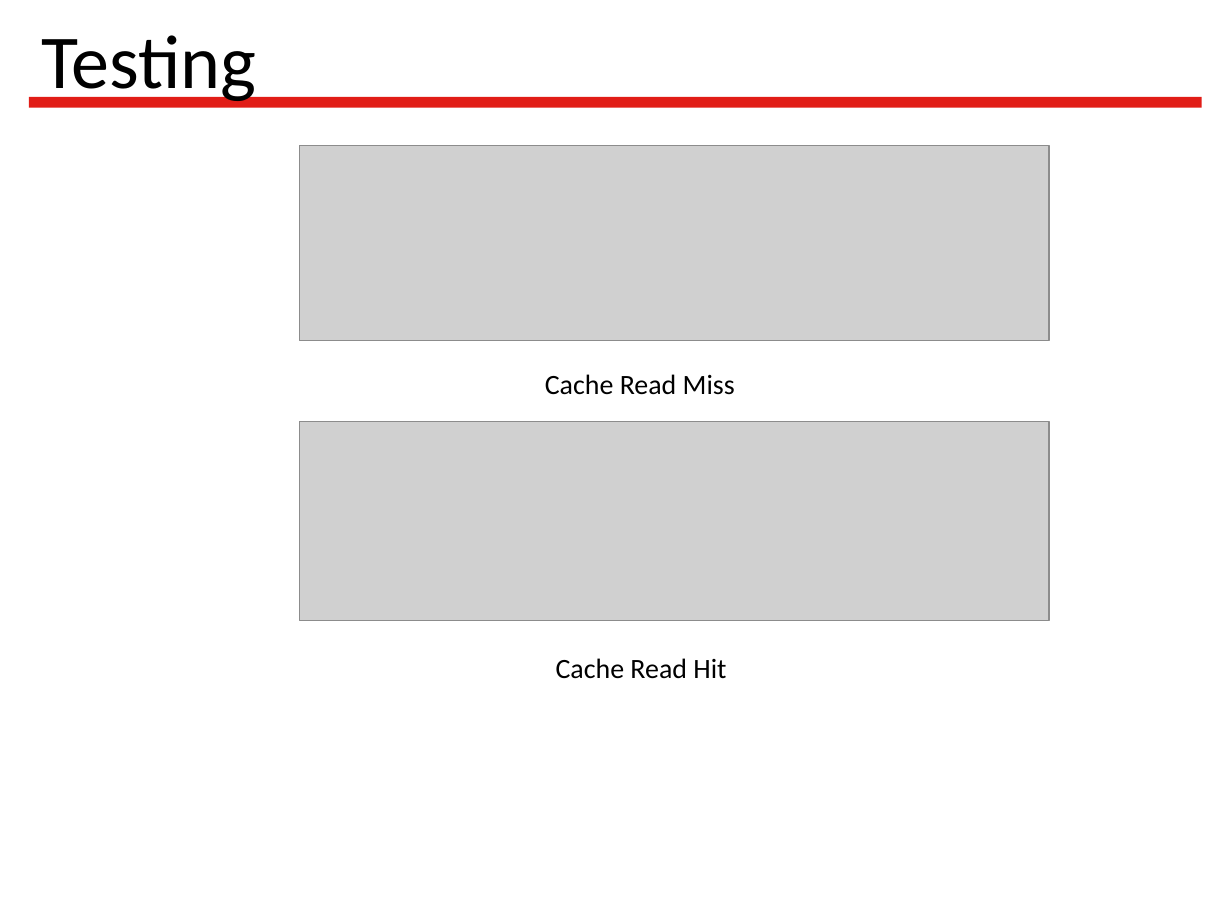
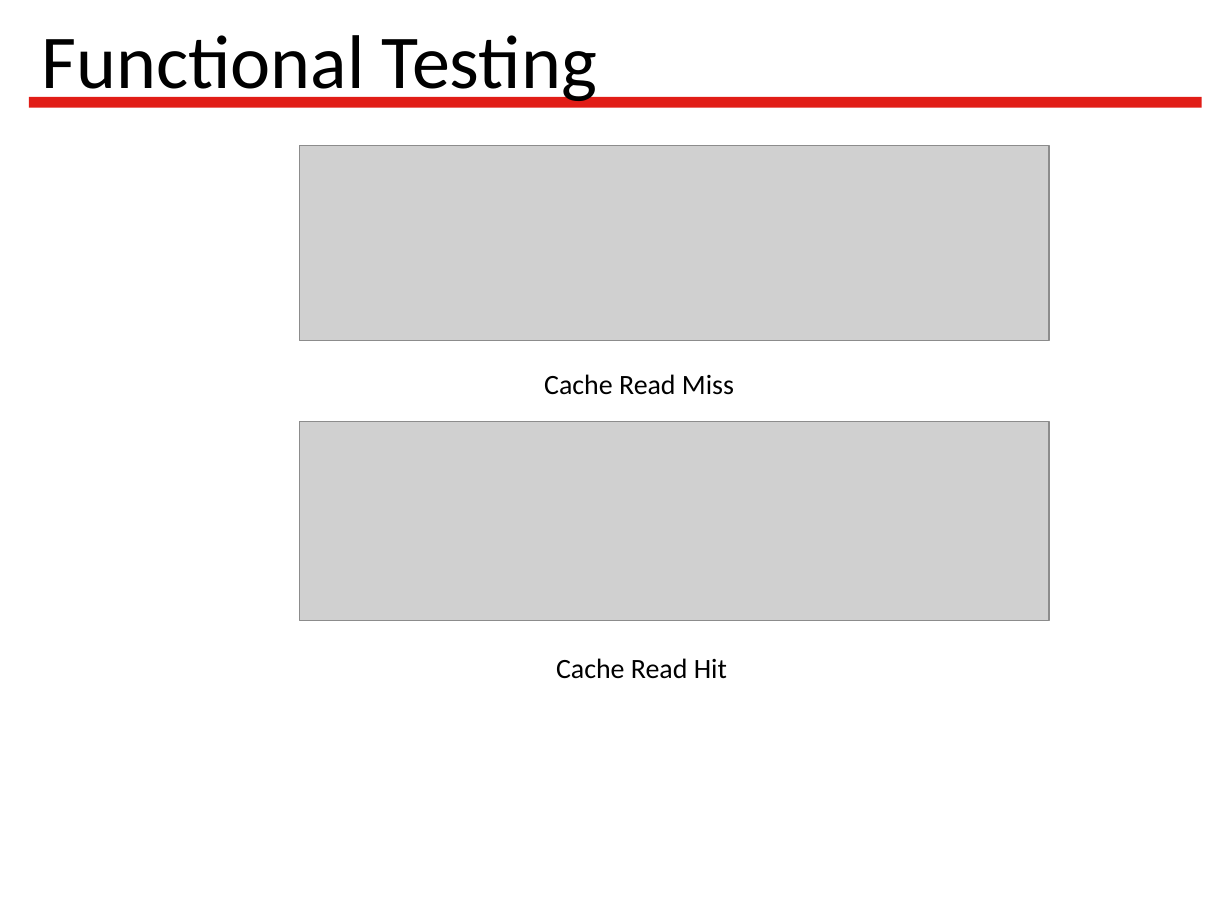
Before and after one commit to Latootoo/ECSE_548, a slide deck: slide 24 of Reports/presentation/Vlsi_project_presentation.ppt (slide 17 before the commit). Drawn at 1232x924 pixels with LibreOffice and Linux fonts; fonts in the diff are those of the drawing; grey boxes stand for pictures; background and template pictures are left out. Boxes give left, top, right and bottom in pixels: in the first picture for what was removed or moved away, otherwise in the second. Text is boxed around its words. In the diff, an @@ line names an element or a change of style, - is before the commit and + after.

```diff
--- a/Reports/presentation/Vlsi_project_presentation.ppt
+++ b/Reports/presentation/Vlsi_project_presentation.ppt
@@ title at (42, 35, 597, 106): text changed @@
-Testing
+Functional Testing
```
Also in this commit, not shown: 4 other slides changed, 8 slides added, 1 slide removed, 4 other files.
